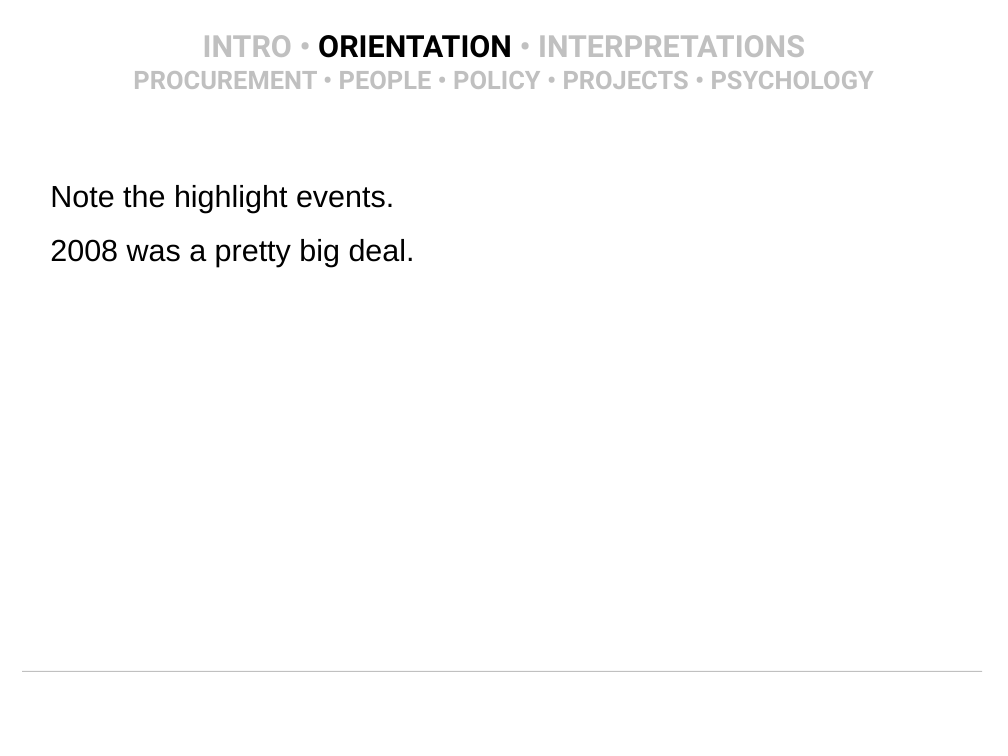
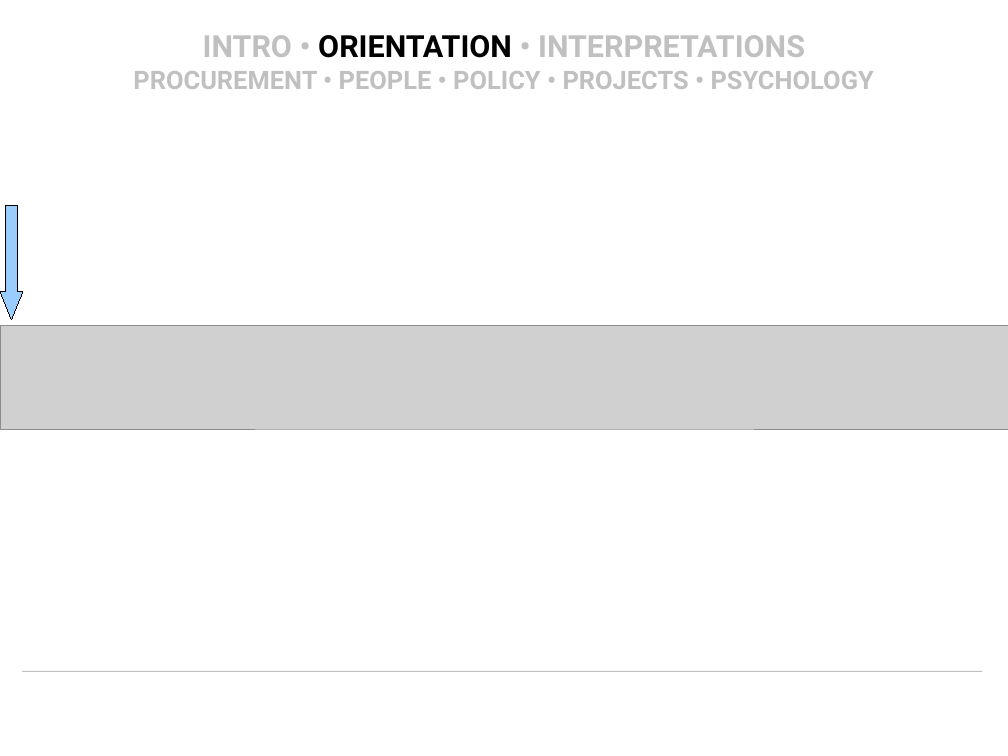
Before and after one commit to OpenTechStrategies/timelines, a slide deck: slide 6 of us-govt-open-source.odp. Drawn at 1008x756 pixels with LibreOffice and Linux fonts; fonts in the diff are those of the drawing; grey boxes stand for pictures; background and template pictures are left out. Boxes give left, top, right and bottom in pixels: in the first picture for what was removed or moved away, otherwise in the second. Text is boxed around its words. In the diff, an @@ line names an element or a change of style, - is before the commit and + after.

```diff
--- a/us-govt-open-source.odp
+++ b/us-govt-open-source.odp
@@ down arrow added at bbox=[0, 206, 23, 320], fill #99CCFF, outline #000000 0 pt @@
@@ text removed at bbox=[50, 185, 415, 267] @@
-Note the highlight events.
-2008 was a pretty big deal.
@@ picture added at bbox=[1, 327, 1008, 430] @@
```
Also in this commit, not shown: 6 other slides changed, 8 slides added, 1 other file.
